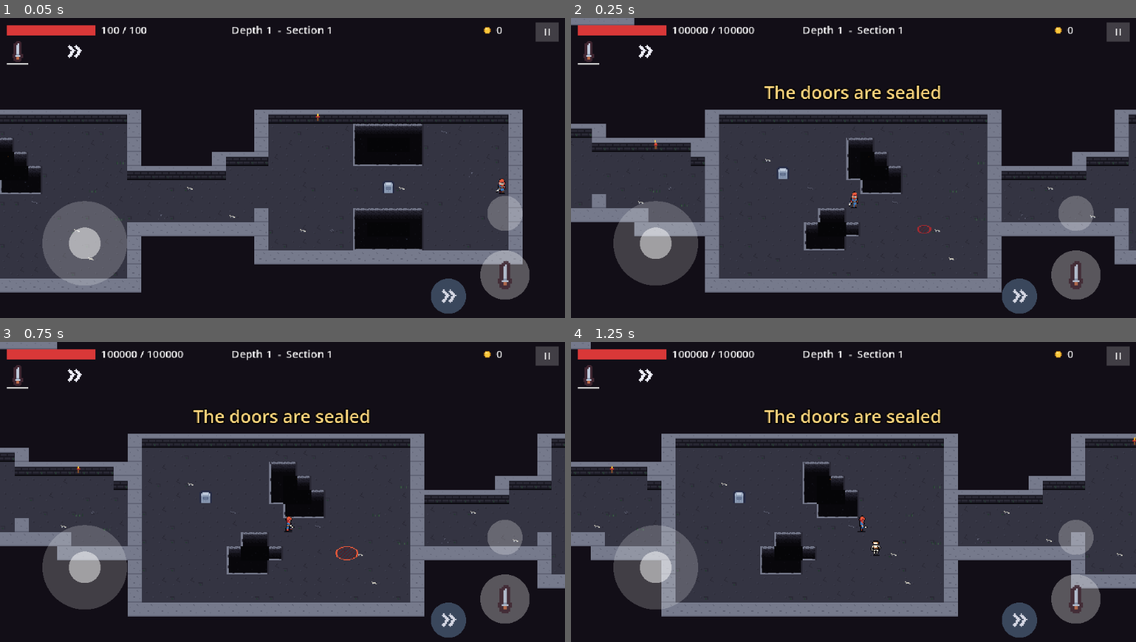
Above: before the commit, frames 1-4 (two rows, left to right).
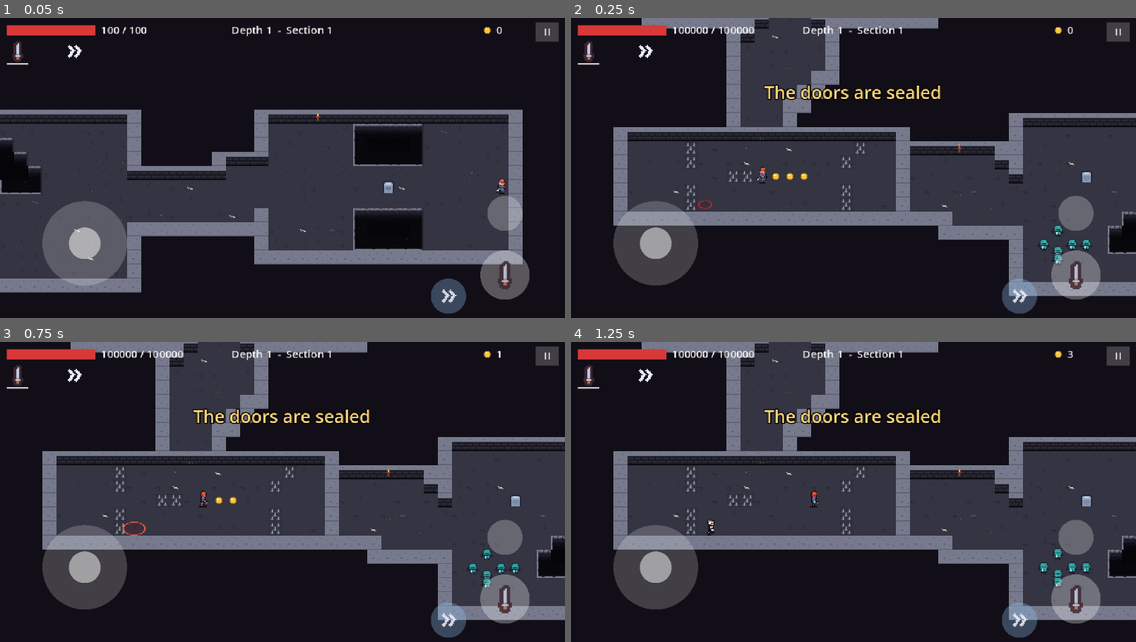
Above: after the commit, the same moments.

Repository: arturan2101/diplome_game
Game: Godot game, scene res://tests/manual/combat_preview.tscn
Same seed, same stepped clock (60 frames per second), same inputs: the game is played once before the commit and once after it. This scene is started directly instead of the project's main scene.
Inputs (mouse positions are in pixels of both pictures, inside the frame that each line leads up to):
- Up to frame 1 (0.05 s): no input
- Up to frame 2 (0.25 s): no input
- Up to frame 3 (0.75 s): tap Enter (ui_accept) at 0.5 s; move the mouse to (406, 486) at 0.52 s; hold D (move_right) from 0.53 s (still down); hold E (interact) from 0.53 s (still down); click (406, 486) at 0.67 s
- Up to frame 4 (1.25 s): keep holding D (move_right); keep holding E (interact); tap Enter (ui_accept) at 0.77 s

Frame 1 is identical in both runs. In frame 2, 42% of the frame differs, in the area x 0-100%, y 0-93%; in frame 3, 42%; in frame 4, 40%.

Commit message:
Stage 27: full game check fixes (arena strays, glade label, spell swap, pit-free combat rooms)
- Sealed arena: every second an enemy that ended up outside it is put back
  at its spawn cell (a beetle knocked through a closing door softlocked
  seed 5031).
- HUD shows "Depth N - Glade" on the merchant's glade.
- The merchant sells a new spell with both slots full as a swap; it is paid
  only when a slot is chosen, then the shop opens again.
- A combat room is a room without pits when the path has one (pit deaths
  were four times more common in combat rooms).

Co-Authored-By: Claude Opus 5.5 <noreply@anthropic.com>

Diff:
--- a/generation/section_builder.gd
+++ b/generation/section_builder.gd
@@ -654,9 +654,17 @@
 		_shuffle(guarded, rng)
 		targets.append_array(guarded)
 	# A combat room gets a double share of the spawns: it comes twice in the round.
+	# It is a room without pits when the path has one: with the doors locked and the
+	# waves all around, enemy hits would knock the player into them (stage 27).
 	var combat: PlacedRoom = null
 	if not plan.is_arena and plan.combat_rooms > 0 and path.size() > 1:
-		combat = path[rng.randi_range(1, path.size() - 1)]
+		var candidates: Array[PlacedRoom] = []
+		for room: PlacedRoom in path.slice(1):
+			if not _has_pit(layout.grid, room):
+				candidates.append(room)
+		if candidates.is_empty():
+			candidates = path.slice(1)
+		combat = candidates[rng.randi_range(0, candidates.size() - 1)]
 		targets.insert(targets.find(combat) + 1, combat)
 	var slots: Dictionary = {}
 	for room: PlacedRoom in targets:
@@ -694,6 +702,16 @@
 		for side: RoomTemplate.DoorSide in combat.used_doors:
 			doors.append_array(combat.door_cells(side))
 		layout.combat_rooms.append({"room": combat.index, "doors": doors, "waves": mini(maxi(1, plan.combat_waves), combat_spawns)})
+
+
+## True if a pit cell lies inside the room.
+static func _has_pit(grid: LevelGrid, room: PlacedRoom) -> bool:
+	var rect: Rect2i = room.get_rect()
+	for y in range(rect.position.y, rect.end.y):
+		for x in range(rect.position.x, rect.end.x):
+			if grid.get_cell(Vector2i(x, y)) == LevelGrid.Cell.PIT:
+				return true
+	return false
 
 
 ## Chests go into the side branches first, then into rooms of the path that have no
--- a/main/game.gd
+++ b/main/game.gd
@@ -81,6 +81,10 @@
 ## With the glade (spells are bought there), a secret room's chest holds a spell
 ## scroll with this chance, as a reward for finding it; other chests hold none.
 @export_range(0.0, 1.0) var secret_chest_spell_chance: float = 0.25
+## While the arena is sealed, this often (seconds) an enemy that ended up outside it
+## (knocked through a door in the moment it closed) is put back where it started;
+## otherwise nobody could reach it and the arena would never open.
+@export var arena_stray_check_interval: float = 1.0
 
 var plan: SectionPlan = null
 var layout: SectionLayout = null
@@ -96,6 +100,7 @@
 var _pending_waves: Array[Array] = []
 var _is_arena_sealed: bool = false
 var _is_arena_cleared: bool = false
+var _stray_check_left: float = 0.0
 ## Generator for what chests hold in the current section.
 var _loot_rng: RandomNumberGenerator = null
 ## Scroll whose spell waits for the player to choose a slot.
@@ -106,6 +111,10 @@
 var _in_glade: bool = false
 ## Two spells merged in the shop: the flash plays when the shop closes.
 var _merge_pending: bool = false
+## A new spell bought with both slots full waits for the player to choose a slot; the
+## shop opens again afterwards. Paid only when a slot was chosen.
+var _swap_offer: ShopOffer = null
+var _swap_merchant: Merchant = null
 ## The bot playing this run, if any (simulations skip the boss's spell reward).
 var _bot: BotPlayer = null
 ## Servants the boss called that are still alive, including ones not yet added to the
@@ -164,6 +173,11 @@
 		Playtest.add_play_time(delta)
 	if is_arena() and not _is_arena_sealed and not _is_arena_cleared and _is_player_inside_arena():
 		_seal_arena()
+	elif _is_arena_sealed:
+		_stray_check_left -= delta
+		if _stray_check_left <= 0.0:
+			_stray_check_left = arena_stray_check_interval
+			_return_arena_strays(false)
 
 
 ## True if the current section ends with a locked arena.
@@ -301,6 +315,7 @@
 		_contents.add_child(prop)
 	player.teleport(level.cell_center(layout.entrance))
 	Telemetry.begin_glade(GameManager.depth)
+	hud.show_glade(GameManager.depth)
 	hud.show_banner("A quiet glade")
 
 
@@ -448,7 +463,16 @@
 
 
 func _on_shop_bought(offer: ShopOffer) -> void:
-	if offer.sold or not offer.is_available(player.spell_book) or not GameManager.spend_coins(offer.price):
+	if offer.sold or not offer.is_available(player.spell_book) or offer.price > GameManager.coins:
+		return
+	if offer.kind == ShopOffer.Kind.SPELL and player.spell_book.check_learn(offer.spell) == SpellBook.LearnResult.SLOTS_FULL:
+		# Which spell to forget: the shop steps aside for the choice screen.
+		_swap_offer = offer
+		_swap_merchant = shop_screen.merchant
+		shop_screen.close()
+		spell_choice.open_replace(offer.spell, player.spell_book)
+		return
+	if not GameManager.spend_coins(offer.price):
 		return
 	offer.sold = true
 	match offer.kind:
@@ -600,7 +624,19 @@
 
 
 ## The scroll is used up once its spell is learned; kept if the player changed their mind.
+## A spell from the shop is paid once its slot was chosen, then the shop opens again.
 func _on_spell_choice_closed(learned: SpellData) -> void:
+	if _swap_offer != null:
+		var offer: ShopOffer = _swap_offer
+		var merchant: Merchant = _swap_merchant
+		_swap_offer = null
+		_swap_merchant = null
+		if learned == offer.spell and GameManager.spend_coins(offer.price):
+			offer.sold = true
+			Telemetry.record_purchase(offer.get_id(), offer.price)
+		if is_instance_valid(merchant):
+			shop_screen.open(merchant, GameManager.coins, player.spell_book)
+		return
 	if learned != null and is_instance_valid(_pending_scroll) and _pending_scroll.spell_data == learned:
 		_pending_scroll.queue_free()
 	_pending_scroll = null
@@ -650,13 +686,8 @@
 func _seal_arena() -> void:
 	_is_arena_sealed = true
 	level.set_cells(layout.arena_doors, LevelGrid.Cell.WALL)
-	# An arena enemy that chased the player out (or stands in a doorway) would be shut
-	# out for good: put it back where it started, inside the room.
-	var inside: Rect2i = layout.room_rects[layout.arena_room].grow(-1)
-	for enemy: Enemy in get_enemies():
-		var cell: Vector2i = level.cell_at(enemy.global_position)
-		if not inside.has_point(cell) or not level.grid.is_floor(cell):
-			enemy.global_position = level.cell_center(enemy.get_meta(SPAWN_CELL_META, layout.exit))
+	_return_arena_strays(true)
+	_stray_check_left = arena_stray_check_interval
 	var boss: Guardian = _find_boss()
 	if boss != null:
 		boss.awaken()
@@ -668,6 +699,20 @@
 		_advance_arena()
 
 
+## An arena enemy that chased the player out (or stands in a doorway) would be shut out
+## for good: put it back where it started, inside the room. on_floor_too: also one that
+## stands inside on something other than plain floor (only at the moment of sealing, so
+## the later checks never move an enemy that is merely on spikes inside).
+func _return_arena_strays(on_floor_too: bool) -> void:
+	var inside: Rect2i = layout.room_rects[layout.arena_room].grow(-1)
+	for enemy: Enemy in get_enemies():
+		if not on_floor_too and enemy.state == Enemy.State.FALLING:
+			continue
+		var cell: Vector2i = level.cell_at(enemy.global_position)
+		if not inside.has_point(cell) or (on_floor_too and not level.grid.is_floor(cell)):
+			enemy.global_position = level.cell_center(enemy.get_meta(SPAWN_CELL_META, layout.exit))
+
+
 func _on_combat_room_sealed(_room: CombatRoom) -> void:
 	hud.show_banner("The doors are sealed")
 
@@ -713,6 +758,7 @@
 		# Off the glade into the first section of the new depth (already counted).
 		Telemetry.end_glade()
 		_in_glade = false
+		hud.show_section(GameManager.section_index, GameManager.depth)
 		_start_section()
 	else:
 		var after_arena: bool = is_arena()
--- a/shop/shop_offer.gd
+++ b/shop/shop_offer.gd
@@ -17,6 +17,8 @@
 var spell_level: int = 1
 ## The two spells that merge and what they become (fusion offers).
 var recipe: FusionRecipe = null
+## A new spell while both slots are full: buying it asks which spell to forget.
+var replaces: bool = false
 var sold: bool = false
 
 
@@ -37,7 +39,7 @@
 		Kind.WEAPON:
 			return weapon.get_full_name()
 		Kind.SPELL:
-			return spell.display_name
+			return "%s (swap)" % spell.display_name if replaces else spell.display_name
 		Kind.SPELL_LEVEL:
 			return "%s, level %d" % [spell.display_name, spell_level]
 		Kind.FUSION:
@@ -56,13 +58,17 @@
 	return HEAL_ICON
 
 
-## False while the player cannot take it (both slots full for a new spell, the spell
-## not at the level below any more, the two spells of a merge no longer at the top).
+## False while the player cannot take it (a new spell the player already has, the spell
+## not at the level below any more, the two spells of a merge no longer at the top). A
+## new spell with both slots full can be taken: it replaces one (the game asks which).
 ## book = null: no spells known, both slots free (as in ShopStock).
 func is_available(book: SpellBook) -> bool:
 	match kind:
 		Kind.SPELL:
-			return book == null or book.check_learn(spell) == SpellBook.LearnResult.LEARNED
+			if book == null:
+				return true
+			var result: SpellBook.LearnResult = book.check_learn(spell)
+			return result == SpellBook.LearnResult.LEARNED or result == SpellBook.LearnResult.SLOTS_FULL
 		Kind.SPELL_LEVEL:
 			return book != null and book.level_of(spell.id) == spell_level - 1
 		Kind.FUSION:
--- a/shop/shop_stock.gd
+++ b/shop/shop_stock.gd
@@ -3,8 +3,8 @@
 ## Picks what a merchant sells (stage 24). All choices come from the given generator,
 ## so the same seed and section give the same stock for the same player.
 ## Spell offers raise a spell the player has (below the top level) or bring a new one
-## while a slot is free; without spells in the series, or with nothing to offer, the
-## slot becomes healing. With a fusion table (stage 26) every merge the player can do
+## (with both slots full it replaces one of them: stage 27); without spells in the
+## series, or with nothing to offer, the slot becomes healing. With a fusion table (stage 26) every merge the player can do
 ## now comes first, outside the random offers (it draws nothing from the generator), and
 ## spells made by merging can be raised like the others (they are never sold new).
 
@@ -51,8 +51,8 @@
 	return offers
 
 
-## A level for a spell the player has (below the top), else a new spell for a free slot.
-## Merged spells (results of the fusion table) can only be raised.
+## A level for a spell the player has (below the top), else a new spell (for a free slot,
+## or to replace one). Merged spells (results of the fusion table) can only be raised.
 static func _choose_spell(offer: ShopOffer, spells: SpellPool, book: SpellBook, offered: Dictionary,
 		rng: RandomNumberGenerator, fusions: FusionTable = null) -> bool:
 	var raise: Array[SpellData] = []
@@ -68,7 +68,7 @@
 		var level: int = book.level_of(spell_data.id) if book != null else 0
 		if level > 0 and level < SpellData.MAX_LEVEL:
 			raise.append(spell_data)
-		elif level == 0 and spells.spells.has(spell_data) and (book == null or book.has_free_slot()):
+		elif level == 0 and spells.spells.has(spell_data):
 			fresh.append(spell_data)
 	var pool: Array[SpellData] = raise if not raise.is_empty() else fresh
 	if pool.is_empty():
@@ -77,6 +77,7 @@
 	var known: int = book.level_of(offer.spell.id) if book != null else 0
 	offer.spell_level = known + 1
 	offer.kind = ShopOffer.Kind.SPELL_LEVEL if known > 0 else ShopOffer.Kind.SPELL
+	offer.replaces = known == 0 and book != null and not book.has_free_slot()
 	return true
 
 
--- a/tests/test_combat_rooms.gd
+++ b/tests/test_combat_rooms.gd
@@ -13,6 +13,8 @@
 const PLANS: int = 300
 const SEEDS: int = 40
 const RUN_SEED: int = 23
+## Runs tried for a combat room with both planned waves.
+const SEED_ATTEMPTS: int = 10
 
 
 func run() -> void:
@@ -63,6 +65,8 @@
 func _test_generation() -> void:
 	var builder: SectionBuilder = SectionBuilder.new()
 	var good: int = 0
+	var pit_rooms: int = 0
+	var forced: int = 0
 	for i in SEEDS:
 		var plan: SectionPlan = SectionPlan.new()
 		plan.room_count = 4
@@ -74,6 +78,15 @@
 			continue
 		var entry: Dictionary = layout.combat_rooms[0]
 		var room: int = int(entry["room"])
+		if _rect_has_pit(layout.grid, layout.room_rects[room]):
+			pit_rooms += 1
+			# Allowed only when every room but the first has pits.
+			var all_pits: bool = true
+			for other in range(1, layout.room_rects.size()):
+				if not _rect_has_pit(layout.grid, layout.room_rects[other]):
+					all_pits = false
+			if all_pits:
+				forced += 1
 		var inside: int = 0
 		var waves_seen: Dictionary = {}
 		var others: int = 0
@@ -88,6 +101,15 @@
 			good += 1
 	check(good == SEEDS, "the combat room is a later room of the path, with a double share of enemies in its waves (%d of %d)"
 			% [good, SEEDS])
+	check(pit_rooms == forced, "the combat room has no pits unless every room has (%d with pits, %d forced)" % [pit_rooms, forced])
+
+
+static func _rect_has_pit(grid: LevelGrid, rect: Rect2i) -> bool:
+	for y in range(rect.position.y, rect.end.y):
+		for x in range(rect.position.x, rect.end.x):
+			if grid.get_cell(Vector2i(x, y)) == LevelGrid.Cell.PIT:
+				return true
+	return false
 
 
 func _test_fight() -> void:
@@ -102,8 +124,14 @@
 	director.settings.combat_room_chance_build = 1.0
 	director.settings.combat_waves_build = Vector2i(2, 2)
 	director.settings.trap_chance = 0.0
-	game._start_section()
-	await physics_frames(2)
+	# A run whose combat room has both planned waves (a room may get too few enemies).
+	for attempt in SEED_ATTEMPTS:
+		GameManager.start_run(RUN_SEED + attempt)
+		game._start_section()
+		await physics_frames(2)
+		var rooms: Array[CombatRoom] = game.get_combat_rooms().rooms
+		if not rooms.is_empty() and rooms[0].waves.size() == 2:
+			break
 	game.player.health.max_hp = BIG_HP
 	game.player.health.reset()
 	var tracker: CombatRoomTracker = game.get_combat_rooms()
--- a/tests/test_fusion.gd
+++ b/tests/test_fusion.gd
@@ -169,8 +169,8 @@
 	var fresh: ShopOffer = ShopOffer.new()
 	fresh.kind = ShopOffer.Kind.SPELL
 	fresh.spell = _fireball
-	check(not fresh.is_available(book) and not offers[0].is_available(book),
-			"offers the player cannot take now are off (no free slot, the merge already done)")
+	check(fresh.is_available(book) and not offers[0].is_available(book),
+			"a new spell with both slots full can still be taken (as a swap); a merge already done is off")
 	player.queue_free()
 	await physics_frames(2)
 
--- a/tests/test_glade.gd
+++ b/tests/test_glade.gd
@@ -67,6 +67,7 @@
 	var merchants: Array[Node] = game.level.find_children("*", "Merchant", true, false)
 	check(game.is_in_glade() and GameManager.depth == 1 and game.get_enemies().is_empty() and merchants.size() == 1
 			and game.gate.is_open, "after the first arena comes the glade of the next depth: the merchant, an open gate, no enemies")
+	check(game.hud.depth_label.text == "Depth 2  -  Glade", "the HUD says the player is on the glade (%s)" % game.hud.depth_label.text)
 	var section_before: int = GameManager.section_index
 	var bought: Array[String] = []
 	if merchants.size() == 1:
@@ -85,6 +86,8 @@
 	var line: Dictionary = _glade_lines.back() if not _glade_lines.is_empty() else {}
 	check(not game.is_in_glade() and GameManager.section_index == section_before and game.layout.arena_room < 0
 			and not game.get_enemies().is_empty(), "the glade's gate leads on to the first section of the depth")
+	check(game.hud.depth_label.text == "Depth 2  -  Section %d" % (GameManager.section_index + 1),
+			"off the glade the HUD shows the section again (%s)" % game.hud.depth_label.text)
 	check(line.get("type") == "glade" and line.get("depth") == 1 and line.get("purchases") == bought and bought.size() == 1
 			and int(line.get("coins_spent", 0)) > 0, "the glade gets its own log line with what was bought and the coins spent")
 	var state: PlayerState = game._make_player_state()
--- a/tests/test_run.gd
+++ b/tests/test_run.gd
@@ -102,6 +102,14 @@
 		if game.level.grid.get_cell(cell) != LevelGrid.Cell.WALL:
 			doors_are_walls = false
 	check(sealed and doors_are_walls, "walking into the arena seals its doors")
+	# An enemy that ends up outside the sealed arena (knocked through a closing door) is
+	# put back inside within the check interval; nobody could reach it otherwise.
+	var stray: Enemy = game.get_enemies()[0]
+	var outside: Vector2i = game.layout.entrance
+	stray.global_position = game.level.cell_center(outside)
+	await physics_frames(int(game.arena_stray_check_interval * 60.0) + 5)
+	check(room.grow(-1).has_point(game.level.cell_at(stray.global_position)),
+			"an enemy shut out of the sealed arena is put back inside")
 	var waves_seen: int = 0
 	for _round in 4:
 		var enemies: Array[Enemy] = game.get_enemies()
--- a/tests/test_shop.gd
+++ b/tests/test_shop.gd
@@ -107,6 +107,7 @@
 	check(not screen.is_open() and not get_tree().paused, "leaving the shop goes on with the game")
 	var record: Dictionary = Telemetry.end_section(false)
 	check(record.get("purchases") == ["heal"] and record.get("coins_spent") == 5, "the log lists the purchases and the coins spent")
+	await _test_swap(game, merchant)
 	game.add_bot(BotPlayer.load_profile("mid"))
 	merchant.interact(game.player)
 	check(not screen.is_open(), "a bot does not trade (the shop would pause its run)")
@@ -116,6 +117,52 @@
 	await physics_frames(3)
 
 
+## Both spell slots full: a new spell is still sold ("swap"); buying it asks which spell
+## to forget, and it is paid only when a slot is chosen; then the shop opens again.
+func _test_swap(game: Game, merchant: Merchant) -> void:
+	var book: SpellBook = game.player.spell_book
+	var spells: SpellPool = load(SPELLS) as SpellPool
+	book.learn(spells.spells[0])
+	book.learn(spells.spells[1])
+	var fresh: SpellData = spells.spells[2]
+	var stock: Array[ShopOffer] = []
+	for i in SEEDS:
+		stock.append_array(ShopStock.make_offers(load(SHOP) as ShopData, 0, _rng(i), null, null, spells, book, false))
+	var swaps: bool = false
+	for offer: ShopOffer in stock:
+		if offer.kind == ShopOffer.Kind.SPELL and offer.replaces and offer.spell == fresh:
+			swaps = true
+	check(swaps, "with both slots full the merchant still sells a new spell, as a swap")
+	var swap: ShopOffer = ShopOffer.new()
+	swap.kind = ShopOffer.Kind.SPELL
+	swap.spell = fresh
+	swap.replaces = true
+	swap.price = 3
+	merchant.offers = [swap] as Array[ShopOffer]
+	var coins: int = GameManager.coins
+	Telemetry.begin_section(game.plan, game.layout, game.player)
+	merchant.interact(game.player)
+	var screen: ShopScreen = game.shop_screen
+	check(not screen.get_offer_buttons()[0].disabled and swap.get_title().ends_with("(swap)"), "the swap can be bought")
+	screen.get_offer_buttons()[0].pressed.emit()
+	check(not screen.is_open() and game.spell_choice.is_open() and GameManager.coins == coins,
+			"buying it asks which spell to forget, nothing is paid yet")
+	game.spell_choice.back_button.pressed.emit()
+	check(screen.is_open() and not swap.sold and GameManager.coins == coins and book.level_of(fresh.id) == 0,
+			"keeping the old spells costs nothing and goes back to the shop")
+	screen.get_offer_buttons()[0].pressed.emit()
+	var slots: Array[Button] = []
+	for child: Node in game.spell_choice.choices.get_children():
+		if child is Button and not child.is_queued_for_deletion():
+			slots.append(child)
+	slots[0].pressed.emit()
+	check(book.get_spell(0).data == fresh and swap.sold and GameManager.coins == coins - swap.price and screen.is_open(),
+			"choosing a slot swaps the spell and takes the coins; the shop opens again")
+	screen.close()
+	var record: Dictionary = Telemetry.end_section(false)
+	check(record.get("purchases") == [swap.get_id()], "the swap is logged as a purchase (%s)" % [record.get("purchases")])
+
+
 func _rng(rng_seed: int) -> RandomNumberGenerator:
 	var rng: RandomNumberGenerator = RandomNumberGenerator.new()
 	rng.seed = rng_seed
--- a/ui/hud.gd
+++ b/ui/hud.gd
@@ -292,5 +292,16 @@
 
 
 func _on_section_changed(section_index: int, depth: int) -> void:
+	show_section(section_index, depth)
+
+
+## "Depth 2  -  Section 4" in the top line.
+func show_section(section_index: int, depth: int) -> void:
 	if depth_label != null:
 		depth_label.text = "Depth %d  -  Section %d" % [depth + 1, section_index + 1]
+
+
+## "Depth 2  -  Glade" while the player is on the merchant's glade (not a section).
+func show_glade(depth: int) -> void:
+	if depth_label != null:
+		depth_label.text = "Depth %d  -  Glade" % (depth + 1)
